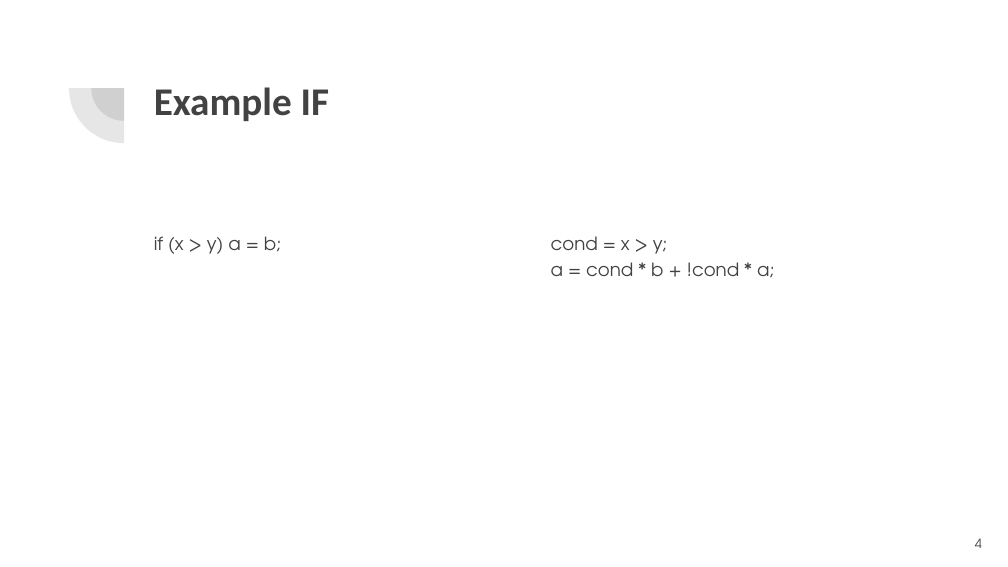
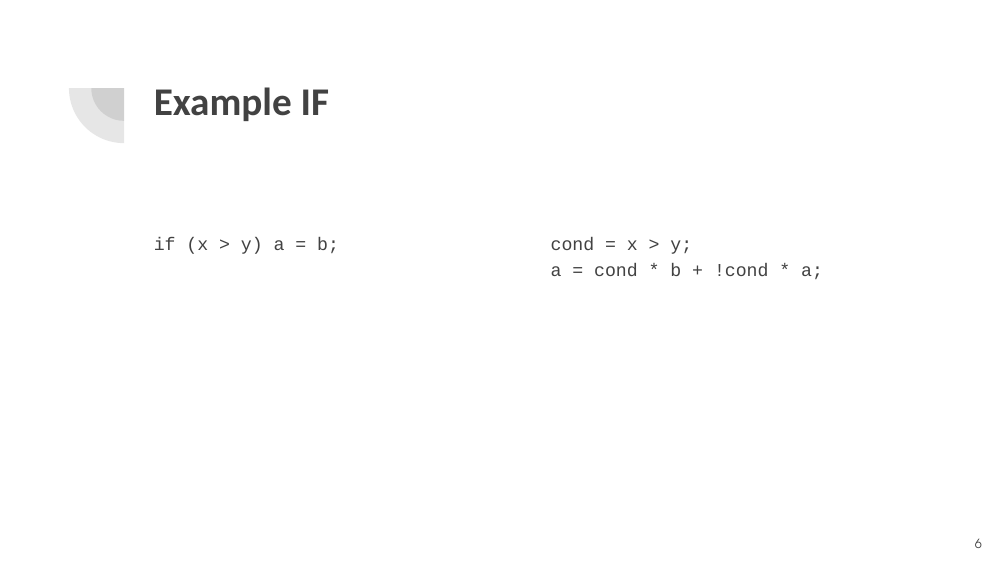
Before and after one commit to momalab/e3, a slide deck: slide 6 of tutorials/dop/Data_Oblivious_Programming.pptx (slide 4 before the commit). Drawn at 1008x567 pixels with LibreOffice and Linux fonts; fonts in the diff are those of the drawing. Boxes give left, top, right and bottom in pixels: in the first picture for what was removed or moved away, otherwise in the second. Text is boxed around its words. In the diff, an @@ line names an element or a change of style, - is before the commit and + after.

```diff
--- a/tutorials/dop/Data_Oblivious_Programming.pptx
+++ b/tutorials/dop/Data_Oblivious_Programming.pptx
@@ text "if (x > y) a ..." at [154, 238, 339, 254]: font TeX Gyre Adventor to Courier New @@
@@ text "cond = x > y; ..." at [551, 238, 823, 279]: font TeX Gyre Adventor to Courier New @@
@@ page number at [975, 539, 982, 548]: text changed @@
-4
+6
```
Also in this commit, not shown: 8 other slides changed, 4 slides added, 10 other files.
